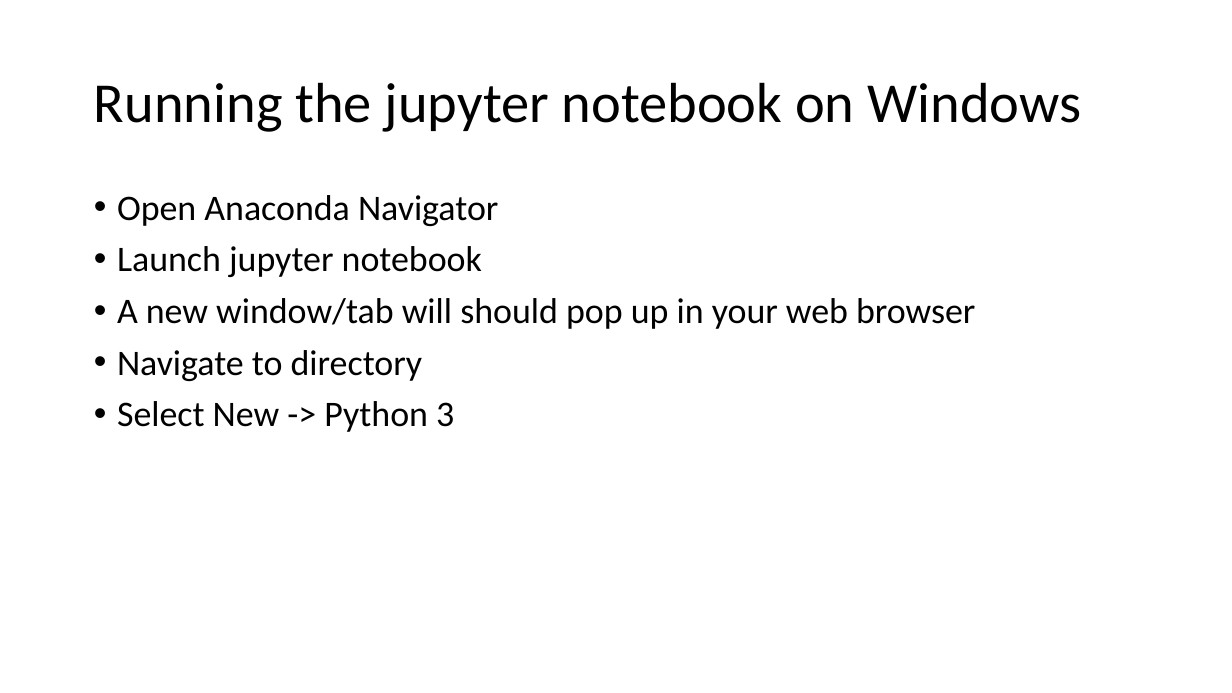
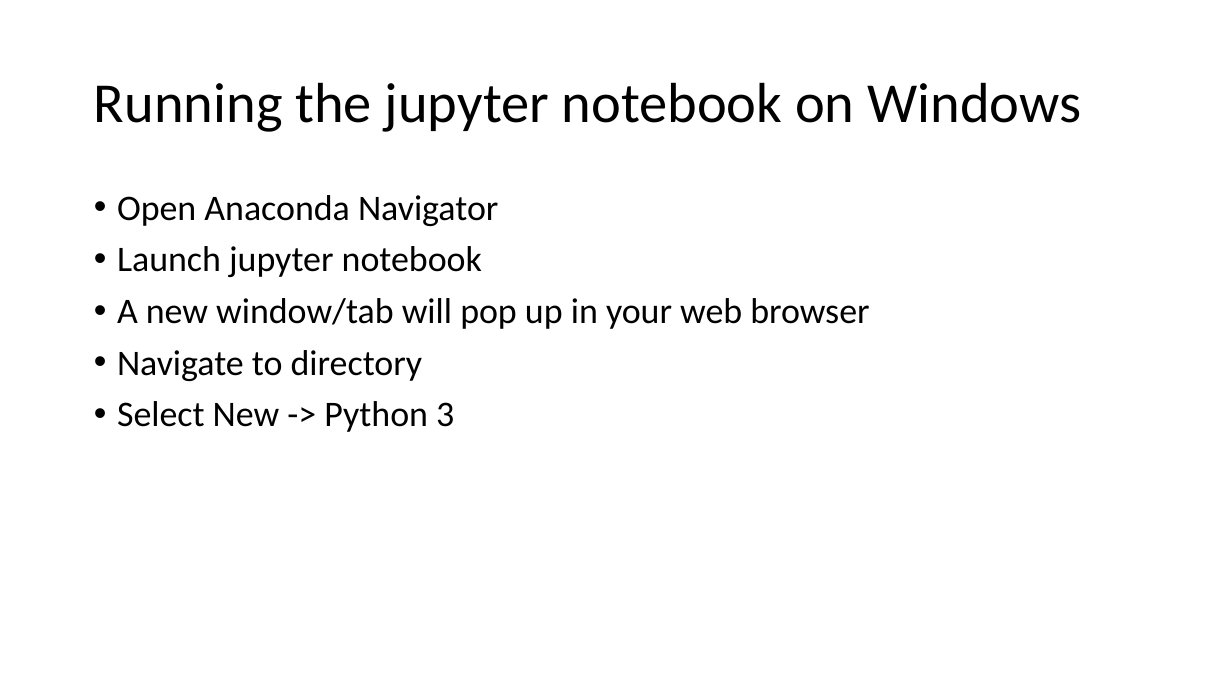
Before and after one commit to nsoontie/jupyter-notebook-lesson, a slide deck: slide 8 of Jupyter notebook.pptx. Drawn at 1232x693 pixels with LibreOffice and Linux fonts; fonts in the diff are those of the drawing. Boxes give left, top, right and bottom in pixels: in the first picture for what was removed or moved away, otherwise in the second. Text is boxed around its words. In the diff, an @@ line names an element or a change of style, - is before the commit and + after.

```diff
--- a/Jupyter notebook.pptx
+++ b/Jupyter notebook.pptx
@@ text at [117, 298, 869, 329]: text changed @@
-• A new window/tab will should pop up in your web browser
+• A new window/tab will pop up in your web browser
```
Also in this commit, not shown: 3 other slides changed, 1 slide added, 2 other files.
